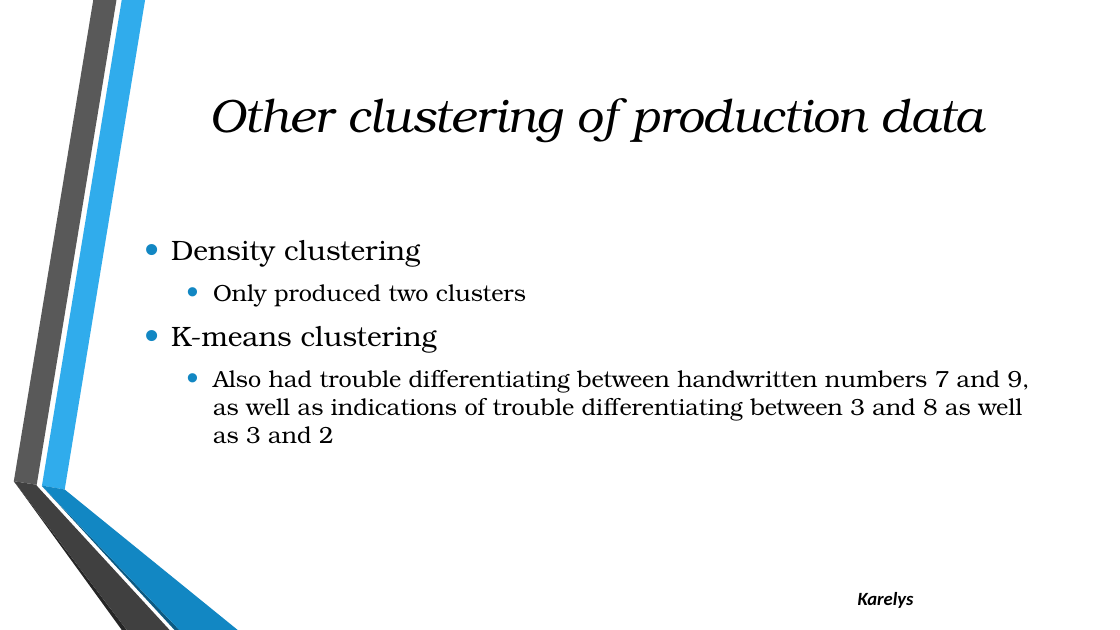
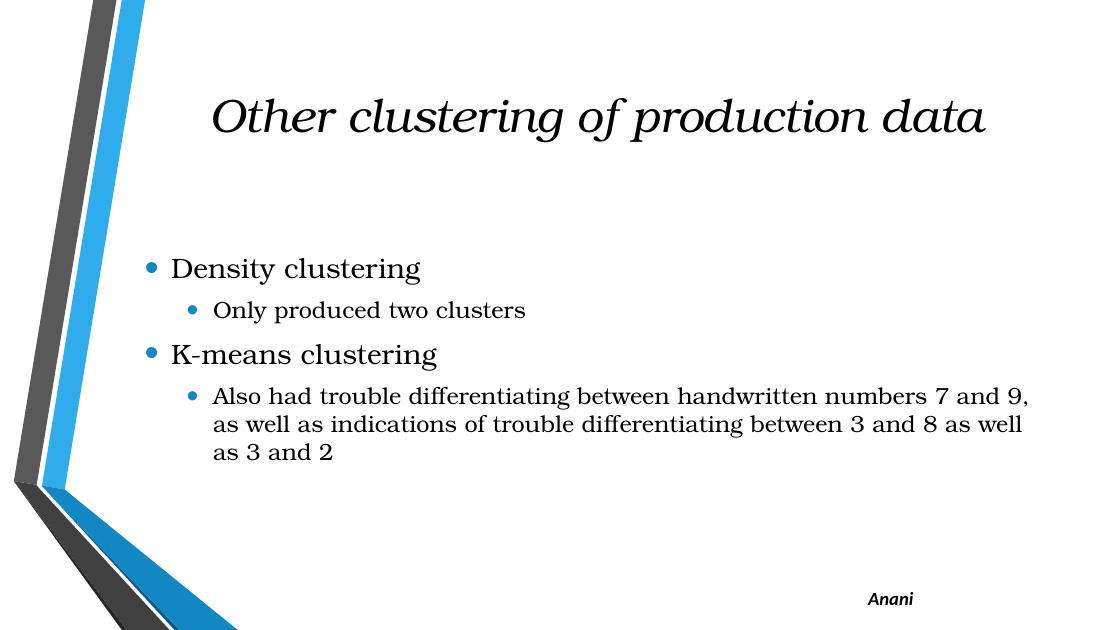
Before and after one commit to julielinx/Final-_Project, a slide deck: slide 11 of Presentation2.pptx. Drawn at 1120x630 pixels with LibreOffice and Linux fonts; fonts in the diff are those of the drawing; background and template pictures are left out. Boxes give left, top, right and bottom in pixels: in the first picture for what was removed or moved away, otherwise in the second. Text is boxed around its words. In the diff, an @@ line names an element or a change of style, - is before the commit and + after.

```diff
--- a/Presentation2.pptx
+++ b/Presentation2.pptx
@@ text "Density clustering": place and size @@
-text "Density clustering" at bbox=[171, 240, 1030, 444]
+text "Density clustering" at bbox=[171, 258, 1030, 461]
@@ text at bbox=[868, 592, 913, 605]: text changed @@
-Karelys
+Anani
```
Also in this commit, not shown: 1 other slide changed, 1 other file.
